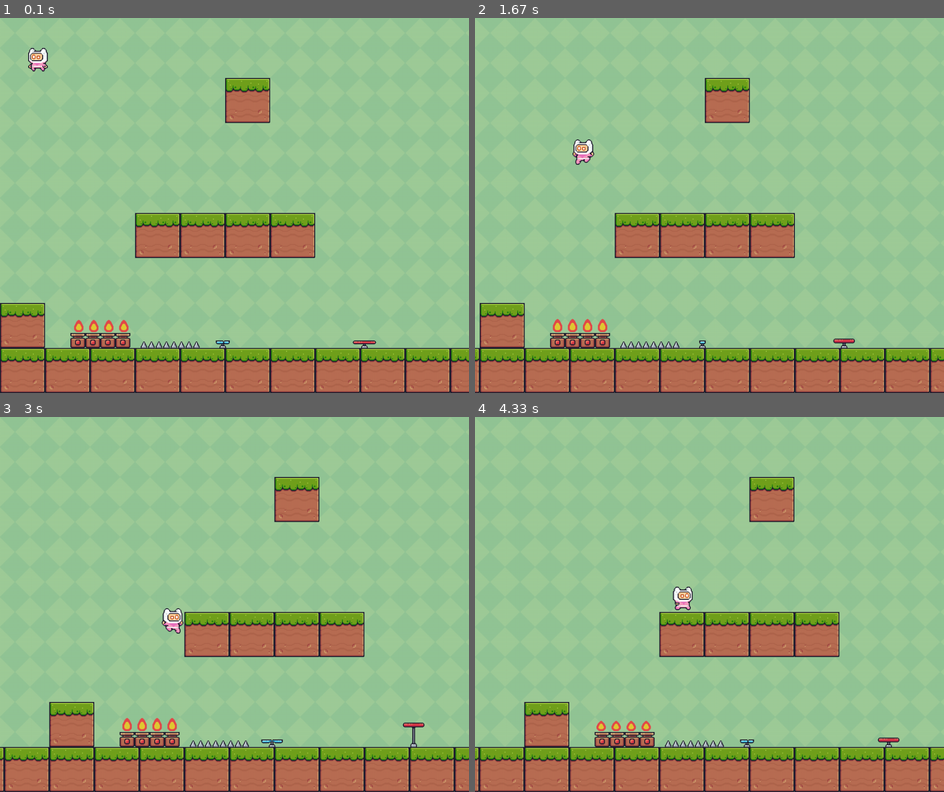
Above: before the commit, frames 1-4 (two rows, left to right).
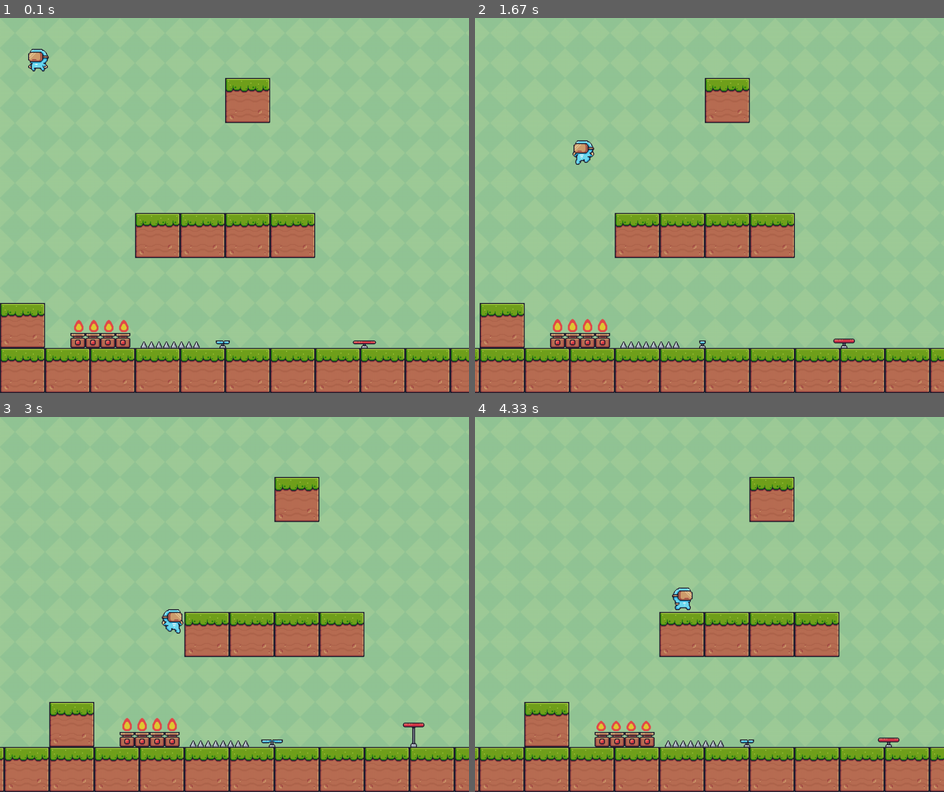
Above: after the commit, the same moments.

Repository: angelojamesti/dev_space
Game: pygame game, started from PyGames/Platformer_game/tutorial.py
Two runs of this game, one before a commit and one after it. Both use one fixed random seed, a clock stepped at 60 frames per second and the inputs below.
Inputs:
- Up to frame 1 (0.1 s): no input
- Up to frame 2 (1.67 s): hold Right 0.33-0.8 s; hold Right 0.83-1.3 s; tap Space at 0.9, 1.2, 1.4 s; hold Left from 1.33 s (still down)
- Up to frame 3 (3 s): tap Space at 1.7, 1.97, 2.27, 2.4, 2.7 s; release Left at 1.87 s; hold Left 1.9-2.3 s; hold Right 2.33-2.97 s
- Up to frame 4 (4.33 s): hold Left 3-3.47 s; tap Space at 3.07, 3.37, 3.57, 3.87, 4.07 s; hold Right 3.5-3.97 s; hold Right from 4 s (still down)

The runs differ from the first frame. In frame 1, 0.2% of the frame differs, in the area x 6-11%, y 7-15%; in frame 2, 0.2%; in frame 3, 0.2%, in the area x 34-39%, y 50-58%; in frame 4, 0.2%.

Commit message:
"Played around with the characters speed and gravity"

Diff:
--- a/PyGames/Platformer_game/tutorial.py
+++ b/PyGames/Platformer_game/tutorial.py
@@ -83,7 +83,7 @@
     COLOR = (255, 0, 0)
     GRAVITY = 1
     # Basically choose which sprite to load at what height and width and if it is directional (left or right)
-    SPRITES = load_sprite_sheets("MainCharacters", "PinkMan", 32, 32, True)
+    SPRITES = load_sprite_sheets("MainCharacters", "VirtualGuy", 32, 32, True)
     # The amount of time it takes before the sprite changes
     ANIMATION_DELAY = 3
     # The position, width and height of the image will be stored into a Tuple
